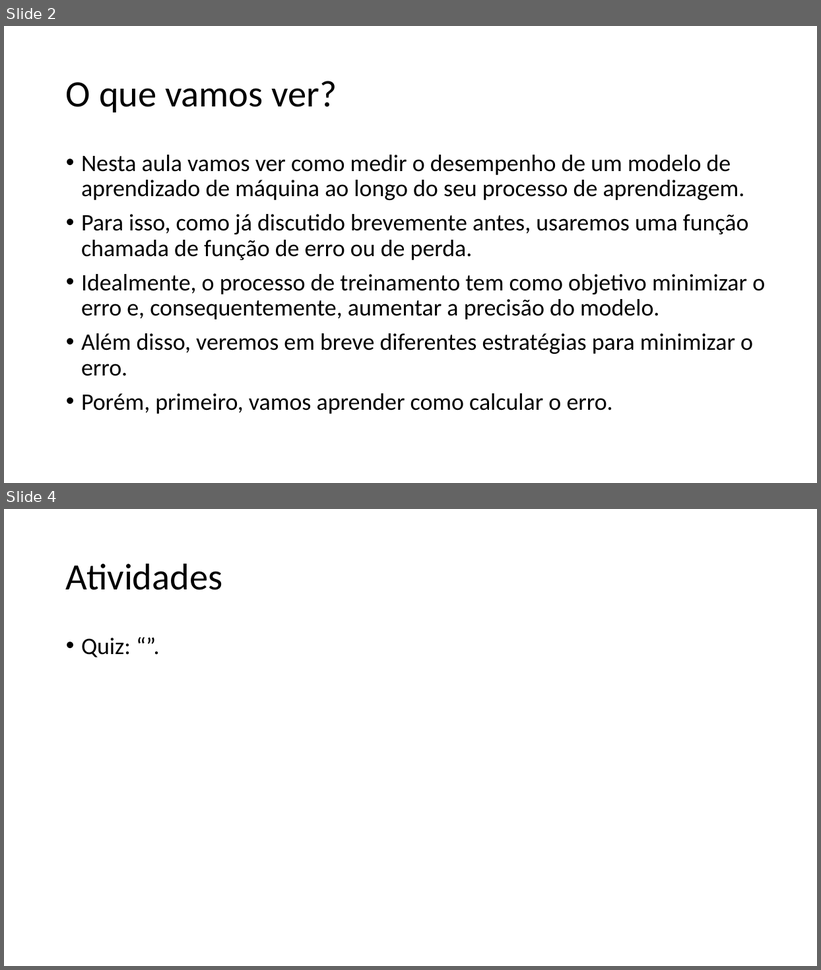
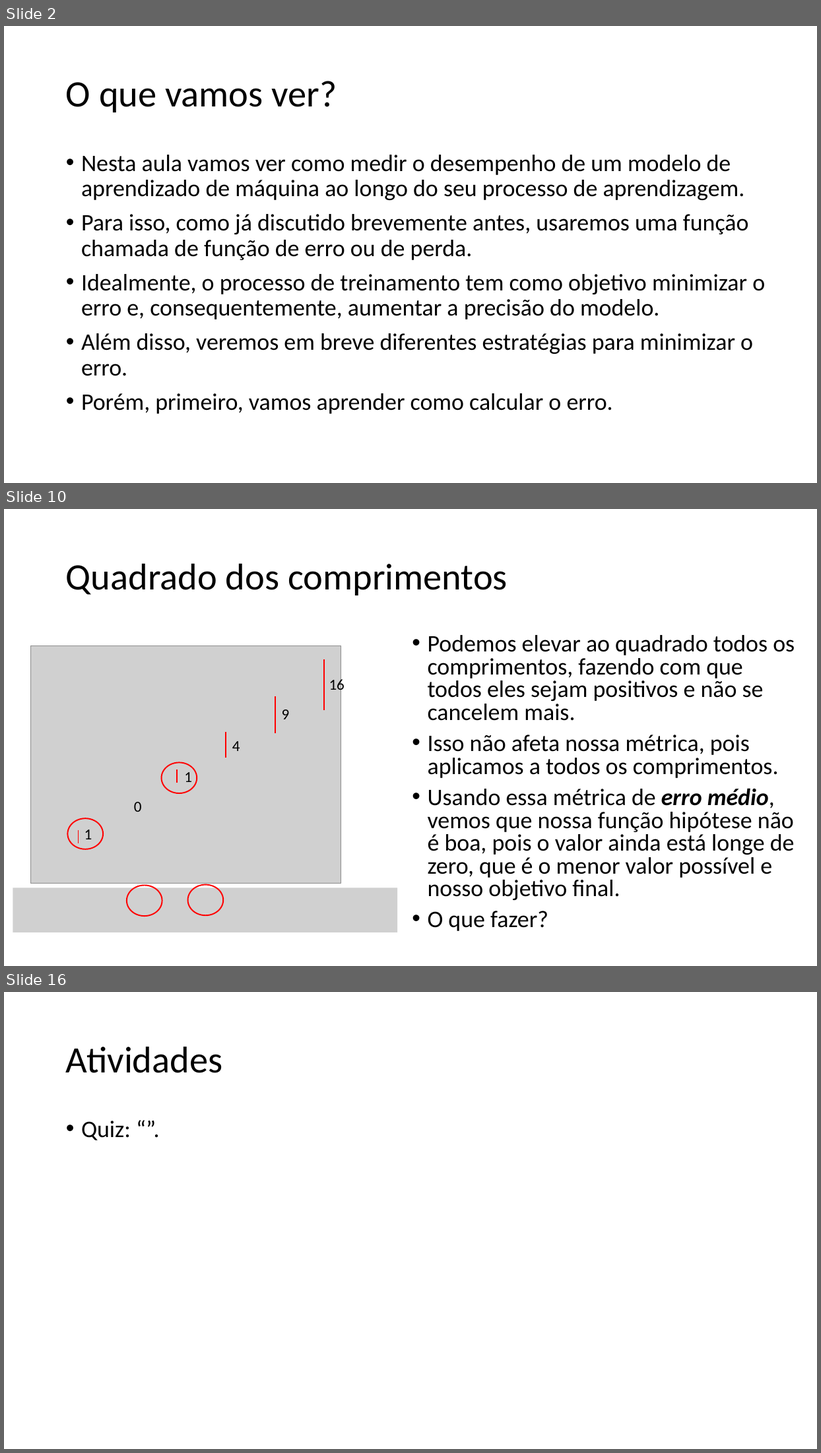
Before and after one commit to zz4fap/tp557-iot-ml, a slide deck: slides/TP557_5_Medindo_a_precisão_de_um_modelo_de_ML.pptx. Shown one above the other, each under a label of ours: slides 2 and 4 before the commit, slides 2, 10 and 16 after it; the slides between them are not shown. The pictures are 821x970 and 821x1453 pixels, drawn with LibreOffice and Linux fonts; fonts in the diff are those of the drawing; grey boxes stand for pictures. Boxes give left, top, right and bottom in pixels: in the first picture for what was removed or moved away, otherwise in the second. Text is boxed around its words. In the diff, an @@ line names an element or a change of style, - is before the commit and + after.

Commit message:
update of slides

```diff
--- a/slides/TP557_5_Medindo_a_precisão_de_um_modelo_de_ML.pptx
+++ b/slides/TP557_5_Medindo_a_precisão_de_um_modelo_de_ML.pptx
@@ slide 10 added at <box>4,509,817,966</box>, background #FFFFFF @@
@@ title added at <box>66,563,508,595</box>, 44 pt, text #000000 @@
+Quadrado dos comprimentos
@@ text added at <box>428,635,795,931</box>, 28 pt, text #000000 @@
+• Podemos elevar ao quadrado todos os comprimentos, fazendo com que todos eles sejam positivos e não se cancelem mais.
+• Isso não afeta nossa métrica, pois aplicamos a todos os comprimentos.
+• Usando essa métrica de erro médio, vemos que nossa função hipótese não é boa, pois o valor ainda está longe de zero, que é o menor valor possível e nosso objetivo final.
+• O que fazer?
@@ group added at <box>31,646,345,883</box>: 6 texts, 5 lines, 1 picture @@
+1
+0
+1
+4
+9
+16
@@ ellipse added at <box>161,762,197,793</box>, outline #FF0000 1.5 pt @@
@@ ellipse added at <box>67,819,103,850</box>, outline #FF0000 1.5 pt @@
@@ ellipse added at <box>188,885,224,916</box>, outline #FF0000 1.5 pt @@
@@ picture added at <box>13,889,398,933</box> @@
@@ ellipse added at <box>127,885,162,916</box>, outline #FF0000 1.5 pt @@
@@ what was slide 4 is now slide 16 @@
```
Also in this commit, not shown: 13 other slides added, 1 slide removed, 3 other files.
